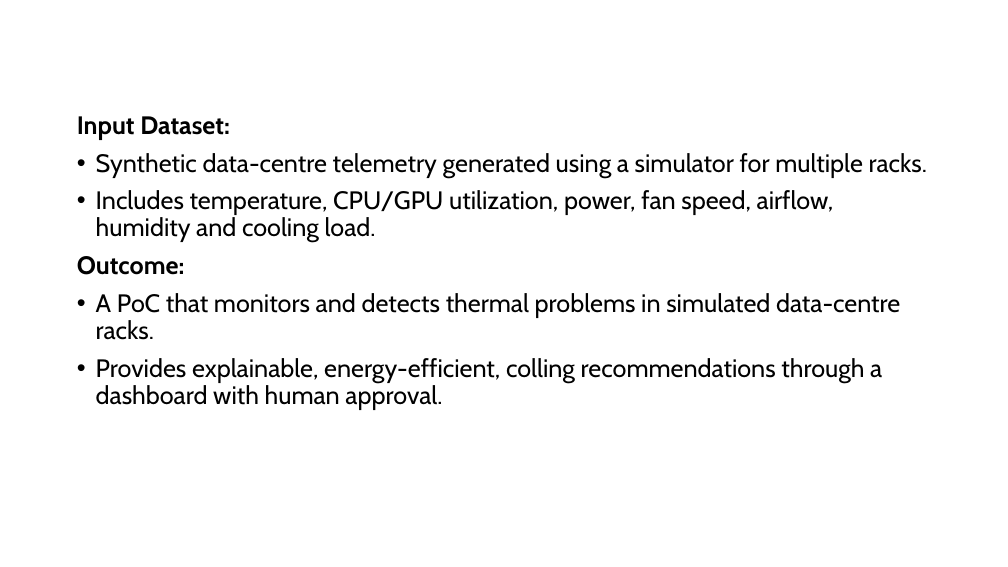
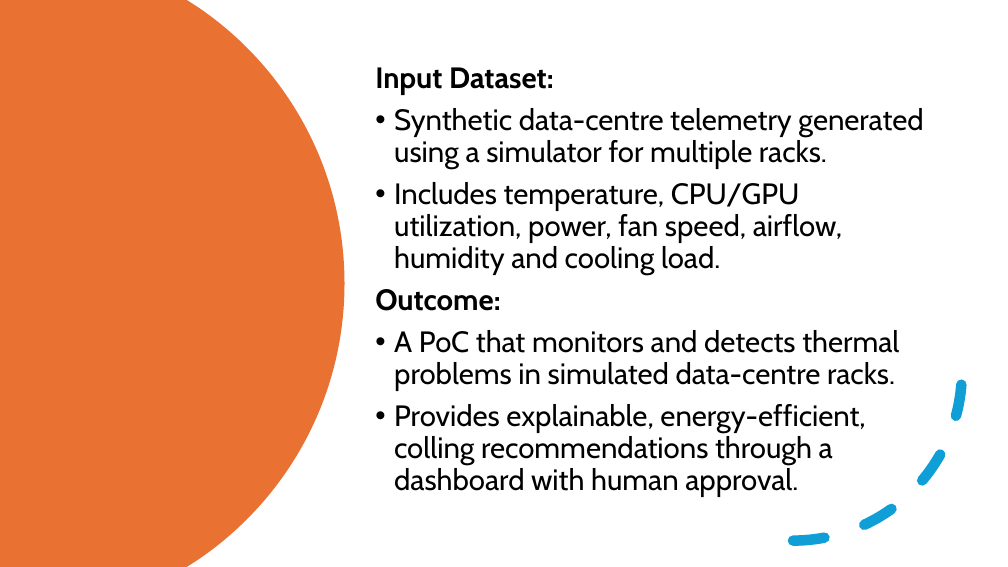
Before and after one commit to Sushma0208/T9936_VITV_Pokala-Sushma, a slide deck: slide 7 of T9936_VITV_Pokala Sushma.pptx. Drawn at 1008x567 pixels with LibreOffice and Linux fonts; fonts in the diff are those of the drawing. Boxes give left, top, right and bottom in pixels: in the first picture for what was removed or moved away, otherwise in the second. Text is boxed around its words. In the diff, an @@ line names an element or a change of style, - is before the commit and + after.

```diff
--- a/T9936_VITV_Pokala Sushma.pptx
+++ b/T9936_VITV_Pokala Sushma.pptx
@@ freeform shape added at (0,0,345,567), fill #E97132 @@
@@ text "Input Dataset:": place and size @@
-text "Input Dataset:" at (77,116,927,410)
+text "Input Dataset:" at (375,67,923,497)
@@ text "Input Dataset:" at (375,67,923,497): size 24 to 28 pt; vertical alignment top to middle @@
@@ arc (boxed as its full ellipse) added at (625,203,963,541), outline #0F9ED5 10 pt dashed @@
```
Also in this commit, not shown: 6 other slides changed.
